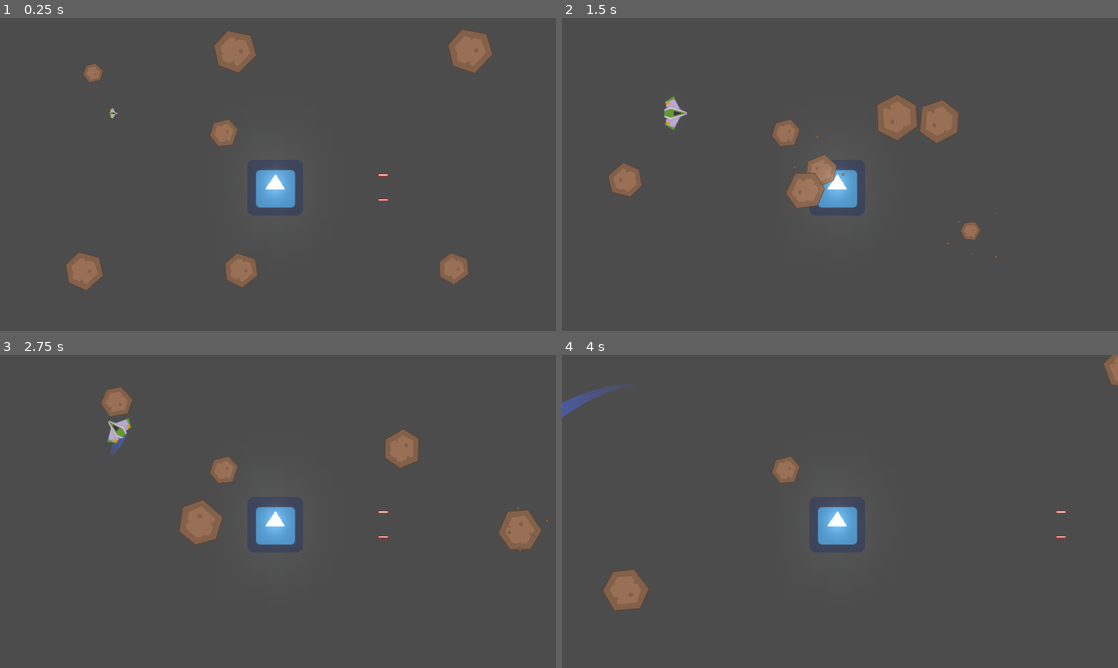
Above: before the commit, frames 1-4 (two rows, left to right).
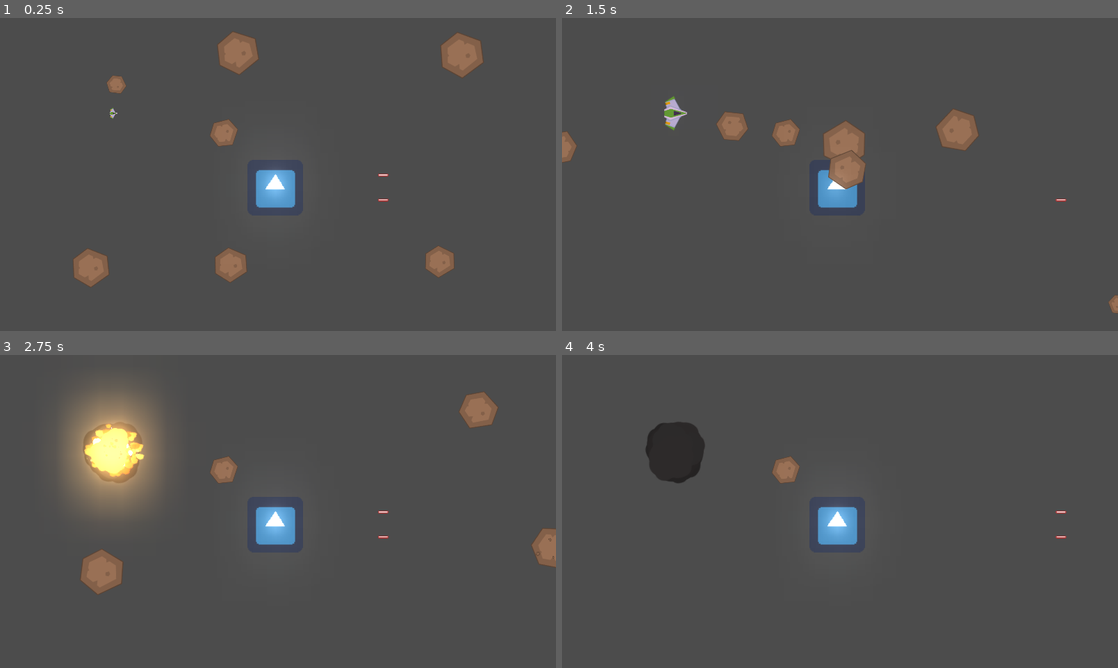
Above: after the commit, the same moments.

Repository: ismael29h/mete0rit0s-juego
Game: Godot game, scene res://Juego/Niveles/NivelTest.tscn
Same seed, same stepped clock (60 frames per second), same inputs: the game is played once before the commit and once after it. The engine's default icon, where the game draws it, is replaced by a stand-in: a white triangle on a blue panel in a dark square.
Inputs (mouse positions are in pixels of both pictures, inside the frame that each line leads up to):
- Up to frame 1 (0.25 s): no input
- Up to frame 2 (1.5 s): move the mouse to (962, 158) at 0.52 s; hold W (mover_adelante) 0.53-1.28 s; hold Space (disparo_principal) 0.53-1.28 s; move the mouse to (728, 190) at 1.27 s; tap Shift (disparo_secundario) at 1.35 s
- Up to frame 3 (2.75 s): move the mouse to (333, 442) at 2.02 s; hold W (mover_adelante) from 2.03 s (still down); hold A (mover_antihorario) from 2.03 s (still down)
- Up to frame 4 (4 s): move the mouse to (812, 574) at 2.77 s; release A (mover_antihorario) at 2.78 s; tap S (mover_atrás) at 2.85 s; move the mouse to (1006, 558) at 3.52 s; release W (mover_adelante) at 3.53 s; hold D (mover_horario) from 3.53 s (still down)

The runs differ from the first frame. In frame 1, 2.1% of the frame differs, in the area x 11-89%, y 3-87%; in frame 2, 5.0%; in frame 3, 10%, in the area x 10-100%, y 9-77%; in frame 4, 2.9%.

Commit message:
Meteorito puede destruir a Player, aleatoridad en sus velocidades (lineal y angular)

Diff:
--- a/Juego/Autoloads/Eventos.gd
+++ b/Juego/Autoloads/Eventos.gd
@@ -3,3 +3,4 @@
 signal disparo(proyectil)
 signal nave_destruida(posicion, explosiones)
 signal lluvia_meteoritos(posicion, direccion, volumen)
+signal destruccion_meteorito(posicion)
--- /dev/null
+++ b/Juego/Explosiones/ExplosionMeteorito/ExplosionMeteorito.gd
@@ -0,0 +1,6 @@
+extends Node2D
+class_name ExplosionMeteorito
+
+
+func _on_DestruccionAnimation_animation_finished(anim_name:String) -> void:
+	queue_free()
--- /dev/null
+++ b/Juego/Explosiones/ExplosionMeteorito/ExplosionMeteorito.tscn
@@ -0,0 +1,358 @@
+[gd_scene load_steps=10 format=2]
+
+[ext_resource path="res://Juego/Explosiones/ExplosionMeteorito/meteorBrown_small2.png" type="Texture" id=1]
+[ext_resource path="res://Juego/Sonidos/Audio/MeteoritoExplosion.ogg" type="AudioStream" id=2]
+[ext_resource path="res://Juego/Explosiones/ExplosionMeteorito/meteorBrown_small1.png" type="Texture" id=3]
+[ext_resource path="res://Juego/Explosiones/ExplosionMeteorito/meteorBrown_tiny1.png" type="Texture" id=4]
+[ext_resource path="res://Juego/Explosiones/ExplosionMeteorito/meteorBrown_tiny2.png" type="Texture" id=5]
+[ext_resource path="res://Juego/Explosiones/ExplosionMeteorito/meteorBrown_med1.png" type="Texture" id=6]
+[ext_resource path="res://Juego/Explosiones/ExplosionMeteorito/meteorBrown_med3.png" type="Texture" id=7]
+[ext_resource path="res://Juego/Explosiones/ExplosionMeteorito/ExplosionMeteorito.gd" type="Script" id=8]
+
+[sub_resource type="Animation" id=2]
+resource_name = "destruccion"
+length = 0.8
+step = 0.2
+tracks/0/type = "value"
+tracks/0/path = NodePath("SpriteMed1:position")
+tracks/0/interp = 1
+tracks/0/loop_wrap = true
+tracks/0/imported = false
+tracks/0/enabled = true
+tracks/0/keys = {
+"times": PoolRealArray( 0, 0.2, 0.4, 0.6 ),
+"transitions": PoolRealArray( 1, 1, 1, 1 ),
+"update": 0,
+"values": [ Vector2( 0, 0 ), Vector2( -2.38419e-07, -8 ), Vector2( 1, -19 ), Vector2( -3, -38 ) ]
+}
+tracks/1/type = "value"
+tracks/1/path = NodePath("SpriteSmall1:position")
+tracks/1/interp = 1
+tracks/1/loop_wrap = true
+tracks/1/imported = false
+tracks/1/enabled = true
+tracks/1/keys = {
+"times": PoolRealArray( 0, 0.2, 0.4, 0.6 ),
+"transitions": PoolRealArray( 1, 1, 1, 1 ),
+"update": 0,
+"values": [ Vector2( 14, -11 ), Vector2( 27, -24 ), Vector2( 39, -36 ), Vector2( 51, -44 ) ]
+}
+tracks/2/type = "value"
+tracks/2/path = NodePath("SpriteSmall2:position")
+tracks/2/interp = 1
+tracks/2/loop_wrap = true
+tracks/2/imported = false
+tracks/2/enabled = true
+tracks/2/keys = {
+"times": PoolRealArray( 0, 0.2, 0.4, 0.6 ),
+"transitions": PoolRealArray( 1, 1, 1, 1 ),
+"update": 0,
+"values": [ Vector2( -14, 12 ), Vector2( -29, 13 ), Vector2( -52, 19 ), Vector2( -87, 34 ) ]
+}
+tracks/3/type = "value"
+tracks/3/path = NodePath("SpriteTiny1:position")
+tracks/3/interp = 1
+tracks/3/loop_wrap = true
+tracks/3/imported = false
+tracks/3/enabled = true
+tracks/3/keys = {
+"times": PoolRealArray( 0, 0.2, 0.4, 0.6 ),
+"transitions": PoolRealArray( 1, 1, 1, 1 ),
+"update": 0,
+"values": [ Vector2( 10, 9 ), Vector2( 25, 27 ), Vector2( 48, 28 ), Vector2( 80, 25 ) ]
+}
+tracks/4/type = "value"
+tracks/4/path = NodePath("SpriteTiny2:position")
+tracks/4/interp = 1
+tracks/4/loop_wrap = true
+tracks/4/imported = false
+tracks/4/enabled = true
+tracks/4/keys = {
+"times": PoolRealArray( 0, 0.2, 0.4, 0.6 ),
+"transitions": PoolRealArray( 1, 1, 1, 1 ),
+"update": 0,
+"values": [ Vector2( -15, -12 ), Vector2( -29, -22 ), Vector2( -41, -29 ), Vector2( -55, -37 ) ]
+}
+tracks/5/type = "value"
+tracks/5/path = NodePath("SpriteMed1:rotation_degrees")
+tracks/5/interp = 1
+tracks/5/loop_wrap = true
+tracks/5/imported = false
+tracks/5/enabled = true
+tracks/5/keys = {
+"times": PoolRealArray( 0, 0.2, 0.4, 0.6 ),
+"transitions": PoolRealArray( 1, 1, 1, 1 ),
+"update": 0,
+"values": [ 0.0, 38.554, 113.999, 196.637 ]
+}
+tracks/6/type = "value"
+tracks/6/path = NodePath("SpriteMed1:scale")
+tracks/6/interp = 1
+tracks/6/loop_wrap = true
+tracks/6/imported = false
+tracks/6/enabled = true
+tracks/6/keys = {
+"times": PoolRealArray( 0, 0.2, 0.4, 0.6 ),
+"transitions": PoolRealArray( 1, 1, 1, 1 ),
+"update": 0,
+"values": [ Vector2( 0.68, 0.68 ), Vector2( 0.523596, 0.523596 ), Vector2( 0.222999, 0.222999 ), Vector2( 0.146348, 0.146348 ) ]
+}
+tracks/7/type = "value"
+tracks/7/path = NodePath("SpriteSmall1:rotation_degrees")
+tracks/7/interp = 1
+tracks/7/loop_wrap = true
+tracks/7/imported = false
+tracks/7/enabled = true
+tracks/7/keys = {
+"times": PoolRealArray( 0, 0.2, 0.4, 0.6 ),
+"transitions": PoolRealArray( 1, 1, 1, 1 ),
+"update": 0,
+"values": [ 0.0, -41.7755, -97.2255, -158.783 ]
+}
+tracks/8/type = "value"
+tracks/8/path = NodePath("SpriteSmall1:scale")
+tracks/8/interp = 1
+tracks/8/loop_wrap = true
+tracks/8/imported = false
+tracks/8/enabled = true
+tracks/8/keys = {
+"times": PoolRealArray( 0, 0.2, 0.4, 0.6 ),
+"transitions": PoolRealArray( 1, 1, 1, 1 ),
+"update": 0,
+"values": [ Vector2( 0.6, 0.6 ), Vector2( 0.4, 0.4 ), Vector2( 0.196557, 0.196557 ), Vector2( 0.130316, 0.130316 ) ]
+}
+tracks/9/type = "value"
+tracks/9/path = NodePath("SpriteSmall2:rotation_degrees")
+tracks/9/interp = 1
+tracks/9/loop_wrap = true
+tracks/9/imported = false
+tracks/9/enabled = true
+tracks/9/keys = {
+"times": PoolRealArray( 0, 0.2, 0.4, 0.6 ),
+"transitions": PoolRealArray( 1, 1, 1, 1 ),
+"update": 0,
+"values": [ 0.0, -69.2118, -141.052, -232.298 ]
+}
+tracks/10/type = "value"
+tracks/10/path = NodePath("SpriteSmall2:scale")
+tracks/10/interp = 1
+tracks/10/loop_wrap = true
+tracks/10/imported = false
+tracks/10/enabled = true
+tracks/10/keys = {
+"times": PoolRealArray( 0, 0.2, 0.4, 0.6 ),
+"transitions": PoolRealArray( 1, 1, 1, 1 ),
+"update": 0,
+"values": [ Vector2( 0.799999, 0.799999 ), Vector2( 0.599999, 0.599999 ), Vector2( 0.338228, 0.338228 ), Vector2( 0.233193, 0.233193 ) ]
+}
+tracks/11/type = "value"
+tracks/11/path = NodePath("SpriteTiny1:rotation_degrees")
+tracks/11/interp = 1
+tracks/11/loop_wrap = true
+tracks/11/imported = false
+tracks/11/enabled = true
+tracks/11/keys = {
+"times": PoolRealArray( 0, 0.2, 0.4, 0.6 ),
+"transitions": PoolRealArray( 1, 1, 1, 1 ),
+"update": 0,
+"values": [ 0.0, -54.7225, -111.127, -185.658 ]
+}
+tracks/12/type = "value"
+tracks/12/path = NodePath("SpriteTiny1:scale")
+tracks/12/interp = 1
+tracks/12/loop_wrap = true
+tracks/12/imported = false
+tracks/12/enabled = true
+tracks/12/keys = {
+"times": PoolRealArray( 0, 0.2, 0.4, 0.6 ),
+"transitions": PoolRealArray( 1, 1, 1, 1 ),
+"update": 0,
+"values": [ Vector2( 1, 1 ), Vector2( 0.734768, 0.734768 ), Vector2( 0.496633, 0.496633 ), Vector2( 0.271124, 0.271124 ) ]
+}
+tracks/13/type = "value"
+tracks/13/path = NodePath("SpriteTiny2:rotation_degrees")
+tracks/13/interp = 1
+tracks/13/loop_wrap = true
+tracks/13/imported = false
+tracks/13/enabled = true
+tracks/13/keys = {
+"times": PoolRealArray( 0, 0.2, 0.4, 0.6 ),
+"transitions": PoolRealArray( 1, 1, 1, 1 ),
+"update": 0,
+"values": [ 0.0, -196.904, -133.73, -237.705 ]
+}
+tracks/14/type = "value"
+tracks/14/path = NodePath("SpriteTiny2:scale")
+tracks/14/interp = 1
+tracks/14/loop_wrap = true
+tracks/14/imported = false
+tracks/14/enabled = true
+tracks/14/keys = {
+"times": PoolRealArray( 0, 0.2, 0.4, 0.6 ),
+"transitions": PoolRealArray( 1, 1, 1, 1 ),
+"update": 0,
+"values": [ Vector2( 1, 1 ), Vector2( 0.758738, 0.758738 ), Vector2( 0.619232, 0.619232 ), Vector2( 0.309502, 0.309502 ) ]
+}
+tracks/15/type = "value"
+tracks/15/path = NodePath("SpriteTiny2:visible")
+tracks/15/interp = 1
+tracks/15/loop_wrap = true
+tracks/15/imported = false
+tracks/15/enabled = true
+tracks/15/keys = {
+"times": PoolRealArray( 0, 0.8 ),
+"transitions": PoolRealArray( 1, 1 ),
+"update": 1,
+"values": [ true, false ]
+}
+tracks/16/type = "value"
+tracks/16/path = NodePath("SpriteTiny1:visible")
+tracks/16/interp = 1
+tracks/16/loop_wrap = true
+tracks/16/imported = false
+tracks/16/enabled = true
+tracks/16/keys = {
+"times": PoolRealArray( 0, 0.8 ),
+"transitions": PoolRealArray( 1, 1 ),
+"update": 1,
+"values": [ true, false ]
+}
+tracks/17/type = "value"
+tracks/17/path = NodePath("SpriteSmall2:visible")
+tracks/17/interp = 1
+tracks/17/loop_wrap = true
+tracks/17/imported = false
+tracks/17/enabled = true
+tracks/17/keys = {
+"times": PoolRealArray( 0, 0.8 ),
+"transitions": PoolRealArray( 1, 1 ),
+"update": 1,
+"values": [ true, false ]
+}
+tracks/18/type = "value"
+tracks/18/path = NodePath("SpriteMed1:visible")
+tracks/18/interp = 1
+tracks/18/loop_wrap = true
+tracks/18/imported = false
+tracks/18/enabled = true
+tracks/18/keys = {
+"times": PoolRealArray( 0, 0.8 ),
+"transitions": PoolRealArray( 1, 1 ),
+"update": 1,
+"values": [ true, false ]
+}
+tracks/19/type = "value"
+tracks/19/path = NodePath("SpriteSmall1:visible")
+tracks/19/interp = 1
+tracks/19/loop_wrap = true
+tracks/19/imported = false
+tracks/19/enabled = true
+tracks/19/keys = {
+"times": PoolRealArray( 0, 0.8 ),
+"transitions": PoolRealArray( 1, 1 ),
+"update": 1,
+"values": [ true, false ]
+}
+tracks/20/type = "value"
+tracks/20/path = NodePath("SpriteMed2:position")
+tracks/20/interp = 1
+tracks/20/loop_wrap = true
+tracks/20/imported = false
+tracks/20/enabled = true
+tracks/20/keys = {
+"times": PoolRealArray( 0, 0.2, 0.4, 0.6 ),
+"transitions": PoolRealArray( 1, 1, 1, 1 ),
+"update": 0,
+"values": [ Vector2( 0, 0 ), Vector2( 0, 11 ), Vector2( 1, 19 ), Vector2( -7.15256e-07, 47 ) ]
+}
+tracks/21/type = "value"
+tracks/21/path = NodePath("SpriteMed2:rotation_degrees")
+tracks/21/interp = 1
+tracks/21/loop_wrap = true
+tracks/21/imported = false
+tracks/21/enabled = true
+tracks/21/keys = {
+"times": PoolRealArray( 0, 0.2, 0.4, 0.6 ),
+"transitions": PoolRealArray( 1, 1, 1, 1 ),
+"update": 0,
+"values": [ 0.0, -95.588, -145.42, -135.548 ]
+}
+tracks/22/type = "value"
+tracks/22/path = NodePath("SpriteMed2:scale")
+tracks/22/interp = 1
+tracks/22/loop_wrap = true
+tracks/22/imported = false
+tracks/22/enabled = true
+tracks/22/keys = {
+"times": PoolRealArray( 0, 0.2, 0.4, 0.6 ),
+"transitions": PoolRealArray( 1, 1, 1, 1 ),
+"update": 0,
+"values": [ Vector2( 1, 1 ), Vector2( 0.594111, 0.594111 ), Vector2( 0.263133, 0.263133 ), Vector2( 0.208922, 0.208922 ) ]
+}
+tracks/23/type = "value"
+tracks/23/path = NodePath("SpriteMed2:visible")
+tracks/23/interp = 1
+tracks/23/loop_wrap = true
+tracks/23/imported = false
+tracks/23/enabled = true
+tracks/23/keys = {
+"times": PoolRealArray( 0, 0.8 ),
+"transitions": PoolRealArray( 1, 1 ),
+"update": 1,
+"values": [ true, false ]
+}
+tracks/24/type = "audio"
+tracks/24/path = NodePath("DestruccionSFX")
+tracks/24/interp = 1
+tracks/24/loop_wrap = true
+tracks/24/imported = false
+tracks/24/enabled = true
+tracks/24/keys = {
+"clips": [ {
+"end_offset": 0.0,
+"start_offset": 0.0,
+"stream": ExtResource( 2 )
+} ],
+"times": PoolRealArray( -0.6 )
+}
+
+[node name="ExplosionMeteorito" type="Node2D"]
+script = ExtResource( 8 )
+
+[node name="SpriteMed1" type="Sprite" parent="."]
+scale = Vector2( 0.68, 0.68 )
+texture = ExtResource( 6 )
+
+[node name="SpriteMed2" type="Sprite" parent="."]
+texture = ExtResource( 7 )
+
+[node name="SpriteSmall1" type="Sprite" parent="."]
+position = Vector2( 14, -11 )
+scale = Vector2( 0.6, 0.6 )
+texture = ExtResource( 3 )
+__meta__ = {
+"_editor_description_": ""
+}
+
+[node name="SpriteSmall2" type="Sprite" parent="."]
+position = Vector2( -14, 12 )
+scale = Vector2( 0.799999, 0.799999 )
+texture = ExtResource( 1 )
+
+[node name="SpriteTiny1" type="Sprite" parent="."]
+position = Vector2( 10, 9 )
+texture = ExtResource( 4 )
+
+[node name="SpriteTiny2" type="Sprite" parent="."]
+position = Vector2( -15, -12 )
+texture = ExtResource( 5 )
+
+[node name="DestruccionAnimation" type="AnimationPlayer" parent="."]
+autoplay = "destruccion"
+anims/destruccion = SubResource( 2 )
+
+[node name="DestruccionSFX" type="AudioStreamPlayer2D" parent="."]
+stream = ExtResource( 2 )
+autoplay = true
+
+[connection signal="animation_finished" from="DestruccionAnimation" to="." method="_on_DestruccionAnimation_animation_finished"]
--- a/Juego/Niveles/Nivel.gd
+++ b/Juego/Niveles/Nivel.gd
@@ -4,6 +4,7 @@
 
 export var explosion:PackedScene = null
 export var meteorito:PackedScene = null
+export var explosion_meteorito:PackedScene = null
 
 onready var contenedor_proyectiles:Node
 onready var contenedor_meteoritos:Node
@@ -19,6 +20,7 @@
 	Eventos.connect("disparo", self, "_on_disparo")
 	Eventos.connect("nave_destruida", self, "_on_nave_destruida")
 	Eventos.connect("lluvia_meteoritos", self, "_on_spawn_meteoritos")
+	Eventos.connect("destruccion_meteorito", self, "_on_meteorito_destruido")
 
 func crear_contenedores() -> void:
 	contenedor_proyectiles = Node.new()
@@ -53,3 +55,9 @@
 		volumen
 	)
 	contenedor_meteoritos.add_child(nuevo_meteorito)
+
+
+func _on_meteorito_destruido(pos:Vector2) -> void:
+	var nueva_explosion:ExplosionMeteorito = explosion_meteorito.instance()
+	nueva_explosion.global_position = pos
+	contenedor_explosiones.add_child(nueva_explosion)
--- a/Juego/Niveles/NivelTest.tscn
+++ b/Juego/Niveles/NivelTest.tscn
@@ -7,11 +7,13 @@
 [ext_resource path="res://Juego/Test/EnemigoDummy.tscn" type="PackedScene" id=5]
 [ext_resource path="res://Juego/Objetos/Meteoritos/Meteorito.tscn" type="PackedScene" id=6]
 [ext_resource path="res://Juego/Objetos/Meteoritos/MeteoritoSpawner.tscn" type="PackedScene" id=7]
+[ext_resource path="res://Juego/Explosiones/ExplosionMeteorito/ExplosionMeteorito.tscn" type="PackedScene" id=8]
 
 [node name="NivelTest" type="Node2D"]
 script = ExtResource( 2 )
 explosion = ExtResource( 4 )
 meteorito = ExtResource( 6 )
+explosion_meteorito = ExtResource( 8 )
 
 [node name="WorldEnvironment" type="WorldEnvironment" parent="."]
 environment = ExtResource( 3 )
--- a/Juego/Objetos/Meteoritos/Meteorito.gd
+++ b/Juego/Objetos/Meteoritos/Meteorito.gd
@@ -27,8 +27,8 @@
 	forma_colision.radius = radio
 	$CollisionShape2D.shape = forma_colision
 	# velocidades
-	linear_velocity = vel_lineal_base * dir / volumen
-	angular_velocity = vel_ang_base / volumen
+	linear_velocity = (vel_lineal_base * dir / volumen) * aleatorizar()
+	angular_velocity = (vel_ang_base / volumen) * aleatorizar()
 	# Hitpoints
 	vida = vida_base * volumen
 
@@ -42,4 +42,20 @@
 
 func destruir() -> void:
 	$CollisionShape2D.set_deferred("disabled", true)
+	Eventos.emit_signal("destruccion_meteorito", global_position)
 	queue_free()
+
+
+func aleatorizar() -> float:
+	randomize()
+	return rand_range(1.1, 1.4)
+
+
+func _on_VisibilityNotifier2D_screen_exited():
+	queue_free()
+
+
+func _on_body_entered(body:Node) -> void:
+	if body is Player:
+		body.destruir()
+		destruir()
--- a/Juego/Objetos/Meteoritos/Meteorito.tscn
+++ b/Juego/Objetos/Meteoritos/Meteorito.tscn
@@ -263,6 +263,9 @@
 collision_mask = 27
 physics_material_override = SubResource( 1 )
 gravity_scale = 0.0
+contacts_reported = 2
+contact_monitor = true
+can_sleep = false
 linear_damp = 0.0
 angular_damp = 0.0
 script = ExtResource( 1 )
@@ -307,3 +310,8 @@
 rotation = 2.9723
 scale = Vector2( 0.661495, 0.661495 )
 texture = ExtResource( 4 )
+
+[node name="VisibilityNotifier2D" type="VisibilityNotifier2D" parent="."]
+
+[connection signal="body_entered" from="." to="." method="_on_body_entered"]
+[connection signal="screen_exited" from="VisibilityNotifier2D" to="." method="_on_VisibilityNotifier2D_screen_exited"]
--- a/project.godot
+++ b/project.godot
@@ -23,6 +23,11 @@
 "class": "Estela",
 "language": "GDScript",
 "path": "res://Juego/Naves/Player/Estela/Trail2D.gd"
+}, {
+"base": "Node2D",
+"class": "ExplosionMeteorito",
+"language": "GDScript",
+"path": "res://Juego/Explosiones/ExplosionMeteorito/ExplosionMeteorito.gd"
 }, {
 "base": "RigidBody2D",
 "class": "Meteorito",
@@ -63,6 +68,7 @@
 "Canion": "",
 "Escudo": "",
 "Estela": "",
+"ExplosionMeteorito": "",
 "Meteorito": "",
 "MeteoritoSpawner": "",
 "Motor": "",
Binary file added: Juego/Explosiones/ExplosionMeteorito/meteorBrown_med1.png
Not shown, added: Juego/Explosiones/ExplosionMeteorito/meteorBrown_med1.png.import
Binary file added: Juego/Explosiones/ExplosionMeteorito/meteorBrown_med3.png
Not shown, added: Juego/Explosiones/ExplosionMeteorito/meteorBrown_med3.png.import
Binary file added: Juego/Explosiones/ExplosionMeteorito/meteorBrown_small1.png
Not shown, added: Juego/Explosiones/ExplosionMeteorito/meteorBrown_small1.png.import
Binary file added: Juego/Explosiones/ExplosionMeteorito/meteorBrown_small2.png
Not shown, added: Juego/Explosiones/ExplosionMeteorito/meteorBrown_small2.png.import
Binary file added: Juego/Explosiones/ExplosionMeteorito/meteorBrown_tiny1.png
Not shown, added: Juego/Explosiones/ExplosionMeteorito/meteorBrown_tiny1.png.import
Binary file added: Juego/Explosiones/ExplosionMeteorito/meteorBrown_tiny2.png
Not shown, added: Juego/Explosiones/ExplosionMeteorito/meteorBrown_tiny2.png.import
(and 4 more such lines)
